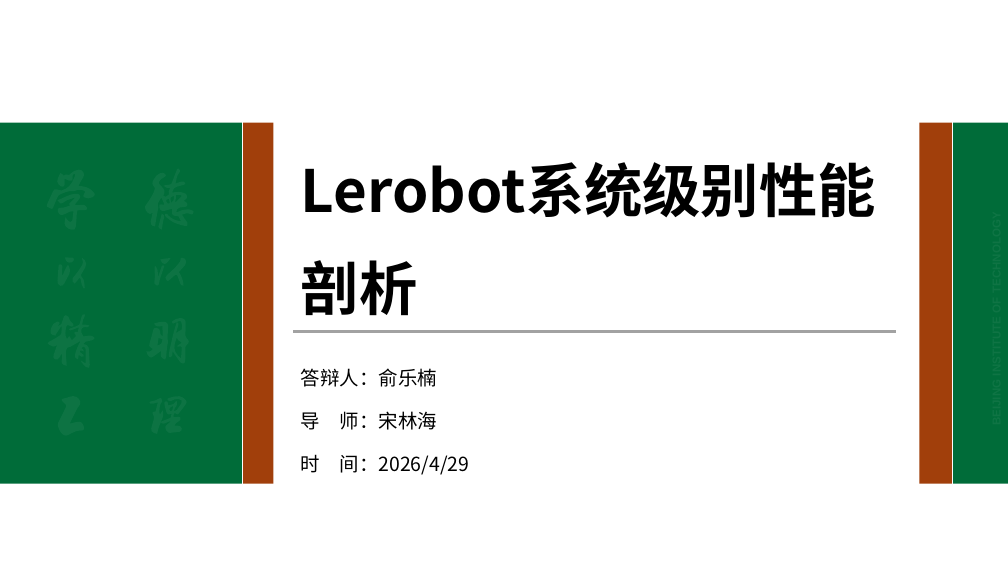
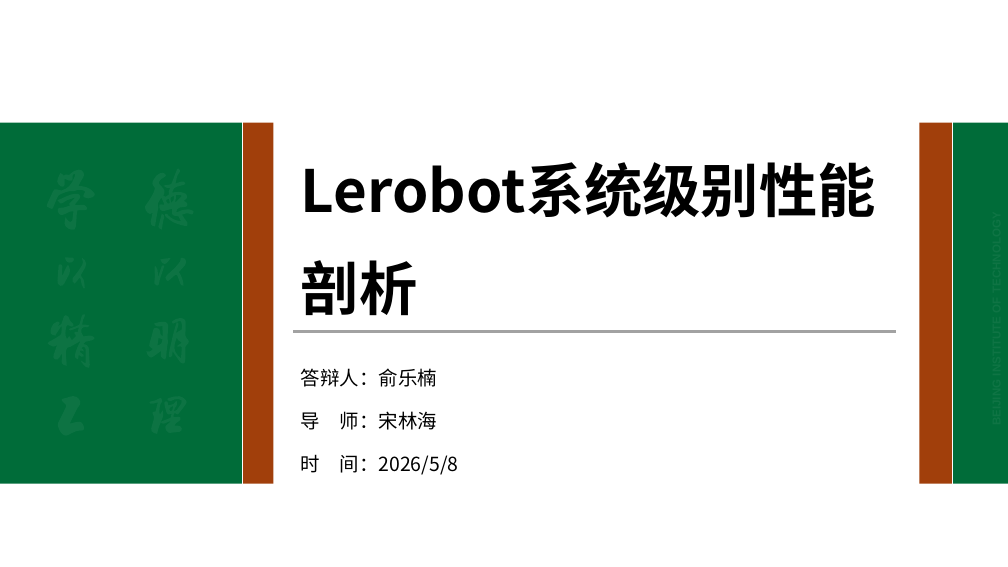
Before and after one commit to Vel044/robotdoc, a slide deck: slide 1 of PPT/4.13双周会：软件栈、数据结构、舵机读写链路.pptx. Drawn at 1008x567 pixels with LibreOffice and Linux fonts; fonts in the diff are those of the drawing; background and template pictures are left out. Boxes give left, top, right and bottom in pixels: in the first picture for what was removed or moved away, otherwise in the second. Text is boxed around its words. In the diff, an @@ line names an element or a change of style, - is before the commit and + after.

```diff
--- a/PPT/4.13双周会：软件栈、数据结构、舵机读写链路.pptx
+++ b/PPT/4.13双周会：软件栈、数据结构、舵机读写链路.pptx
@@ text at (x1=301, y1=454, x2=459, y2=475): text changed @@
-时 间：2026/4/29
+时 间：2026/5/8
```
Also in this commit, not shown: 55 other files.
